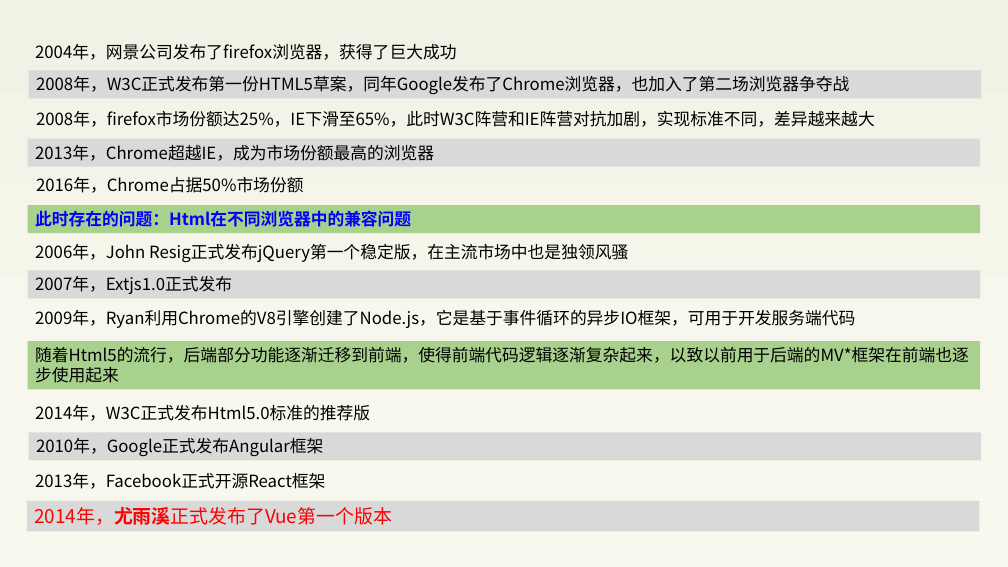
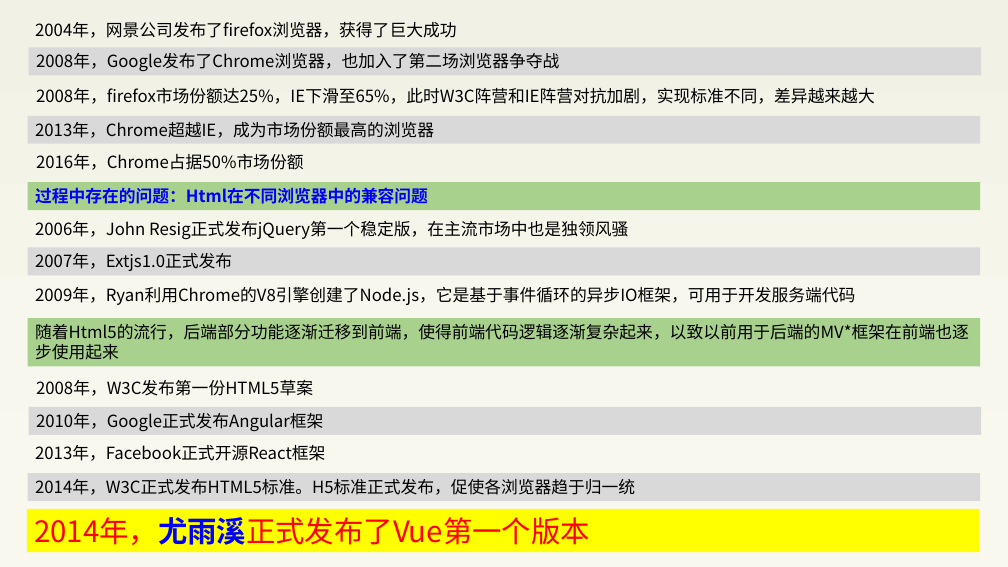
Before and after one commit to BinMarshall/studing, a slide deck: slide 7 of Vue/前端框架—Vue-郝彬彬-20180820.pptx. Drawn at 1008x567 pixels with LibreOffice and Linux fonts; fonts in the diff are those of the drawing. Boxes give left, top, right and bottom in pixels: in the first picture for what was removed or moved away, otherwise in the second. Text is boxed around its words. In the diff, an @@ line names an element or a change of style, - is before the commit and + after.

```diff
--- a/Vue/前端框架—Vue-郝彬彬-20180820.pptx
+++ b/Vue/前端框架—Vue-郝彬彬-20180820.pptx
@@ rectangle "2008年，Google发布了Chrome浏览器，也加入了第二场浏览器争夺战": place and size @@
-rectangle "2008年，Google发布了Chrome浏览器，也加入了第二场浏览器争夺战" at (29, 70, 982, 98)
+rectangle "2008年，Google发布了Chrome浏览器，也加入了第二场浏览器争夺战" at (29, 48, 982, 76)
@@ text in rectangle at (36, 53, 559, 71): text changed @@
-2008年，W3C正式发布第一份HTML5草案，同年Google发布了Chrome浏览器，也加入了第二场浏览器争夺战
+2008年，Google发布了Chrome浏览器，也加入了第二场浏览器争夺战
@@ text "2008年，firefox市场份额达25%，IE下滑至65%，此时W3C阵营和IE阵营对抗加剧，实现标准不同，差异越来越 ...": place and size @@
-text "2008年，firefox市场份额达25%，IE下滑至65%，此时W3C阵营和IE阵营对抗加剧，实现标准不同，差异越来越 ..." at (36, 111, 875, 127)
+text "2008年，firefox市场份额达25%，IE下滑至65%，此时W3C阵营和IE阵营对抗加剧，实现标准不同，差异越来越 ..." at (36, 88, 875, 104)
@@ 5 rectangles, 4 texts: place and size @@
-5 rectangles, 4 texts at (28, 44, 982, 461)
+5 rectangles, 4 texts at (28, 22, 982, 435)
@@ text in rectangle at (35, 187, 428, 204): text changed @@
-此时存在的问题：Html在不同浏览器中的兼容问题
+过程中存在的问题：Html在不同浏览器中的兼容问题
@@ text added at (36, 380, 313, 396), 16 pt, text #000000 @@
+2008年，W3C发布第一份HTML5草案
@@ text removed at (35, 405, 370, 421) @@
-2014年，W3C正式发布Html5.0标准的推荐版
@@ text "2013年，Facebook正式开源React框架": place and size @@
-text "2013年，Facebook正式开源React框架" at (35, 473, 325, 489)
+text "2013年，Facebook正式开源React框架" at (35, 445, 325, 461)
@@ rectangle added at (28, 473, 981, 501), fill #D9D9D9, 16 pt, text #000000 @@
+2014年，W3C正式发布HTML5标准。H5标准正式发布，促使各浏览器趋于归一统
@@ rectangle "2014年，尤雨溪正式发布了Vue第一个版本": place and size @@
-rectangle "2014年，尤雨溪正式发布了Vue第一个版本" at (27, 501, 980, 531)
+rectangle "2014年，尤雨溪正式发布了Vue第一个版本" at (27, 509, 980, 552)
@@ rectangle "2014年，尤雨溪正式发布了Vue第一个版本" at (27, 509, 980, 552): size 18 to 28 pt; text colour #FF0000 to #0000FF in "2014年，尤雨溪正式发布了Vue第一个版本"; fill #D9D9D9 to #FFFF00 @@
```
Also in this commit, not shown: 12 other slides changed.
